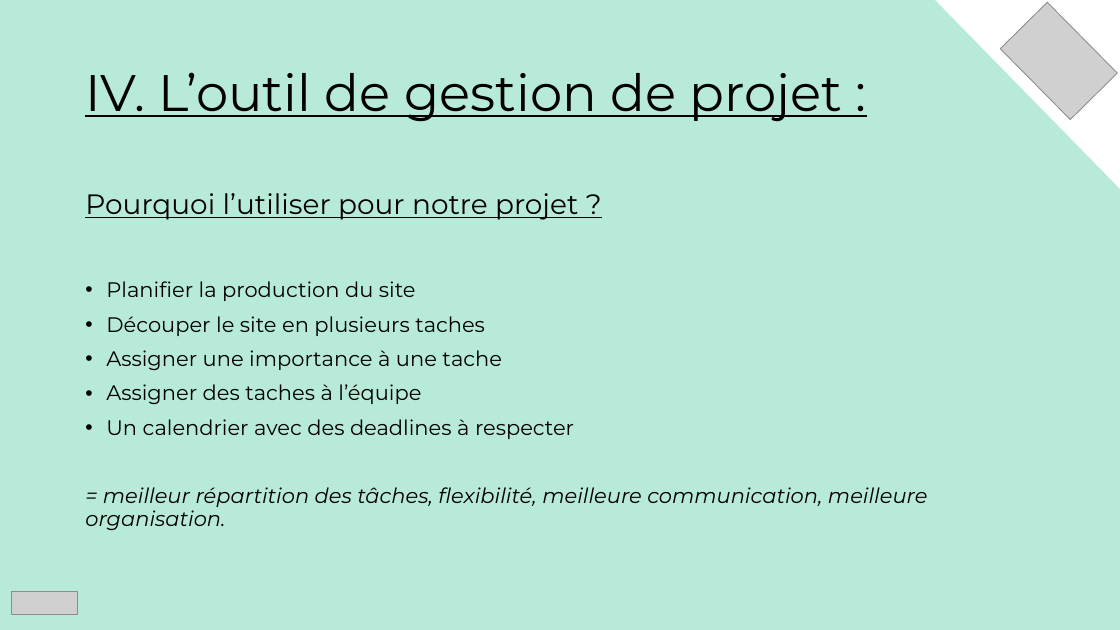
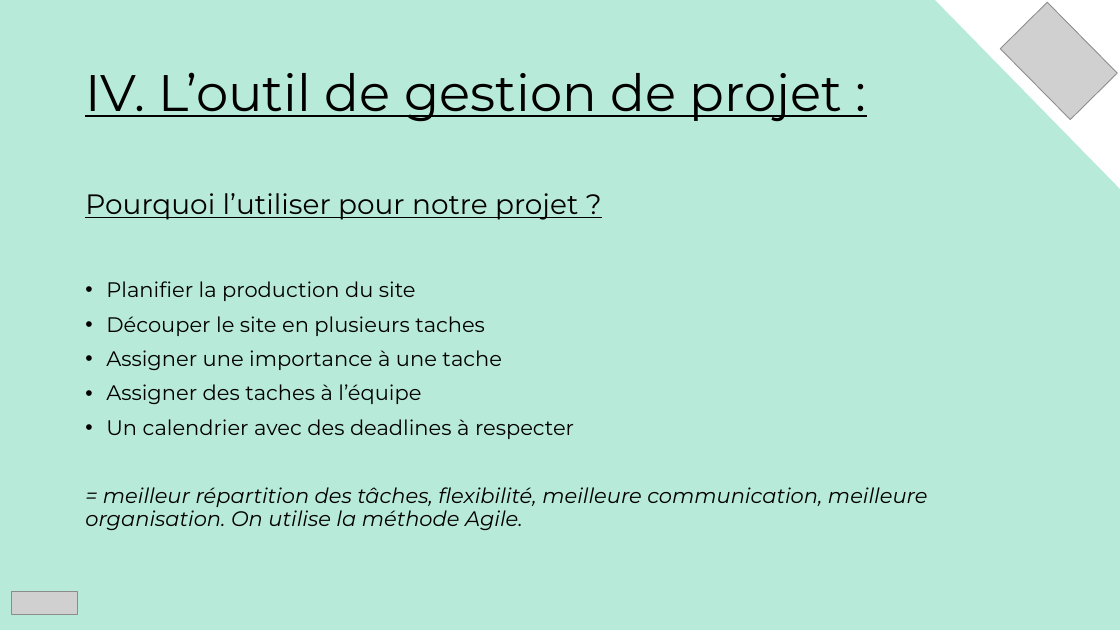
Before and after one commit to mathc28/Qwenta, a slide deck: slide 10 of Solution technique.pptx. Drawn at 1120x630 pixels with LibreOffice and Linux fonts; fonts in the diff are those of the drawing; grey boxes stand for pictures. Boxes give left, top, right and bottom in pixels: in the first picture for what was removed or moved away, otherwise in the second. Text is boxed around its words. In the diff, an @@ line names an element or a change of style, - is before the commit and + after.

```diff
--- a/Solution technique.pptx
+++ b/Solution technique.pptx
@@ text at box(85, 487, 927, 530): text changed @@
-= meilleur répartition des tâches, flexibilité, meilleure communication, meilleure organisation.
+= meilleur répartition des tâches, flexibilité, meilleure communication, meilleure organisation. On utilise la méthode Agile.
```
Also in this commit, not shown: 2 other slides changed, 1 slide added, 10 other files.
